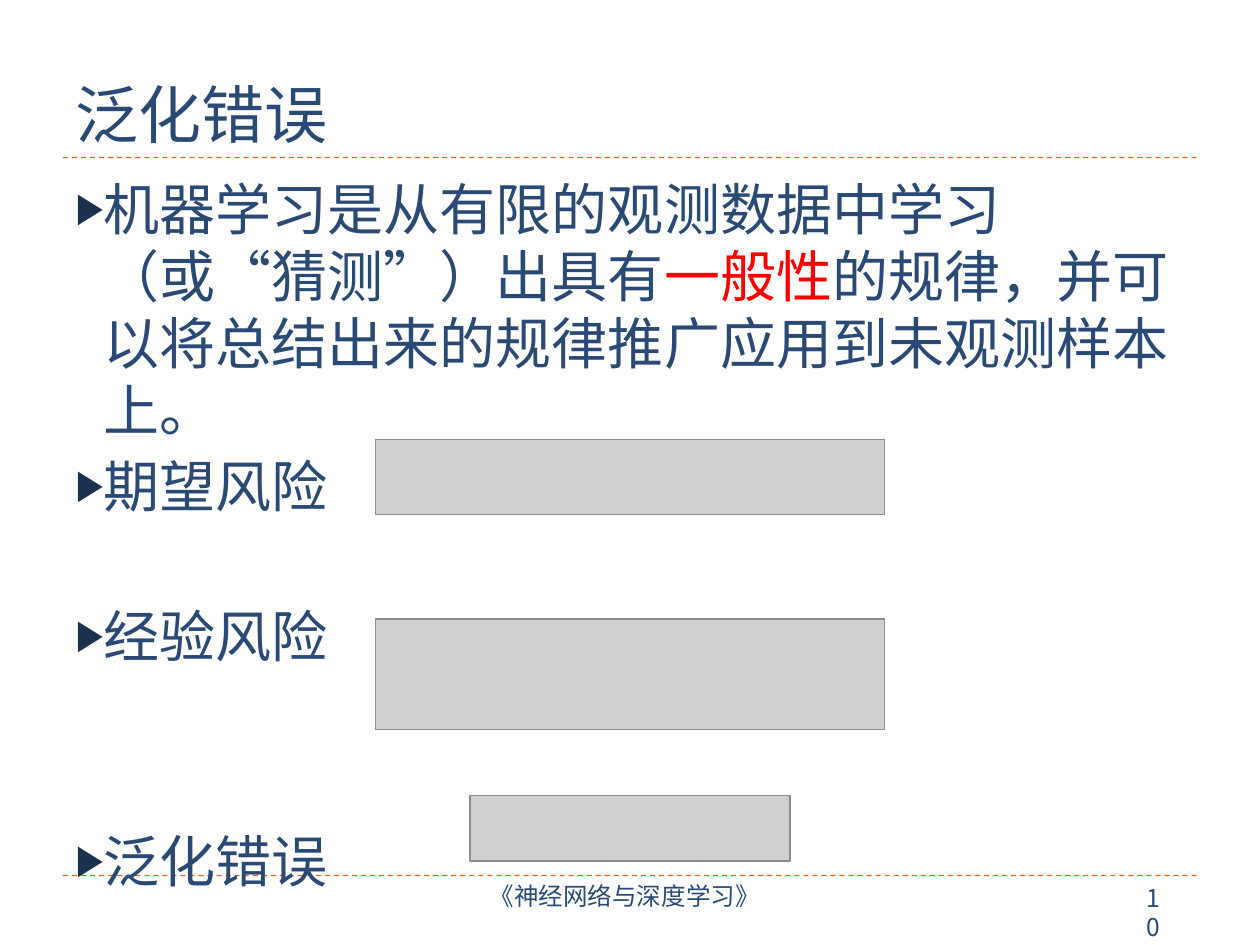
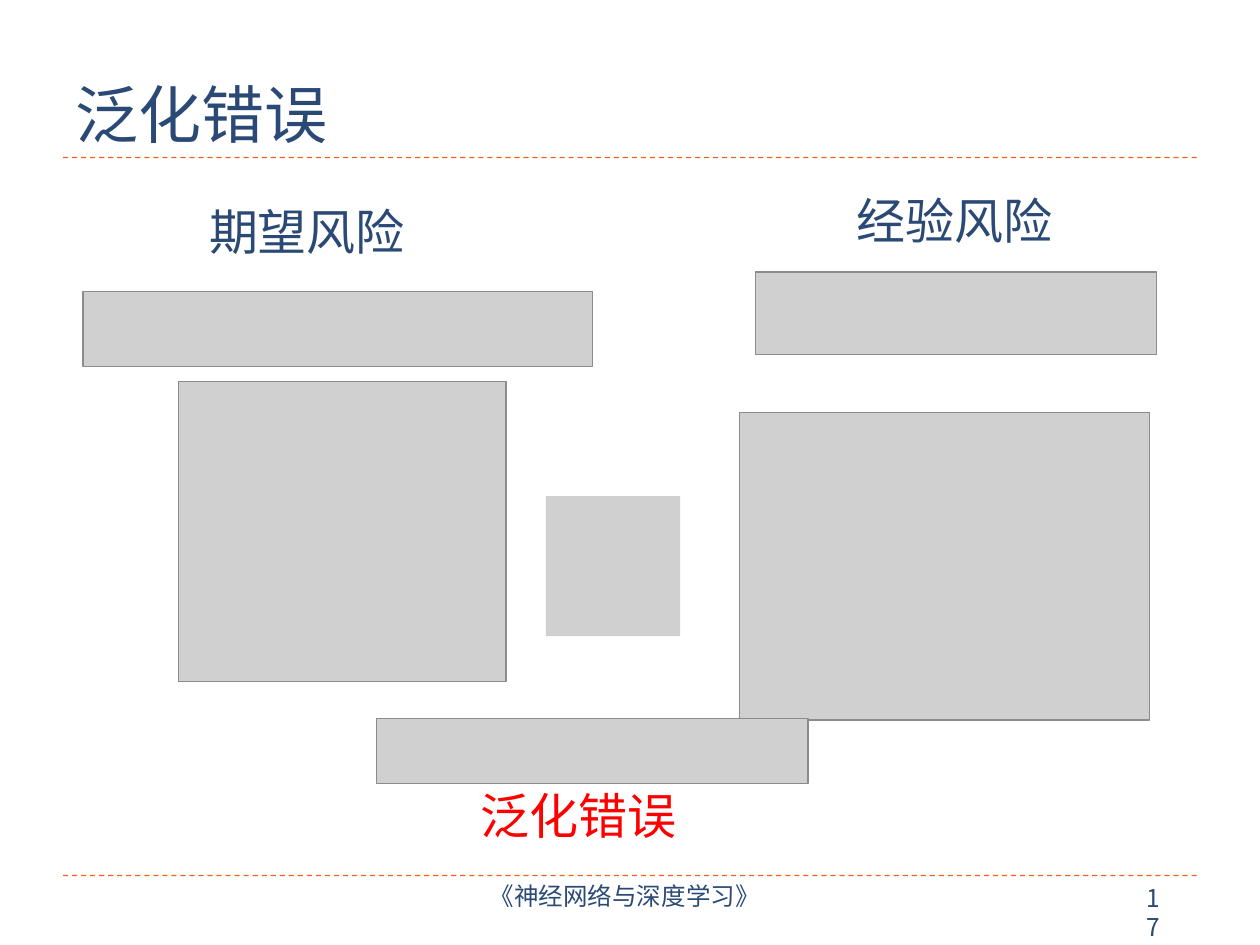
Before and after one commit to nndl/nndl.github.io, a slide deck: slide 17 of ppt/chap-机器学习概述.pptx (slide 10 before the commit). Drawn at 1260x945 pixels with LibreOffice and Linux fonts; fonts in the diff are those of the drawing; grey boxes stand for pictures. Boxes give left, top, right and bottom in pixels: in the first picture for what was removed or moved away, otherwise in the second. Text is boxed around its words. In the diff, an @@ line names an element or a change of style, - is before the commit and + after.

```diff
--- a/ppt/chap-机器学习概述.pptx
+++ b/ppt/chap-机器学习概述.pptx
@@ text removed at <box>104,182,1169,662</box> @@
-▶ 机器学习是从有限的观测数据中学习（或“猜测”）出具有一般性的规律，并可以将总结出来的规律推广应用到未观测样本上。
-▶ 期望风险
-▶ 经验风险
-▶ 泛化错误
@@ text added at <box>209,208,405,254</box>, 28 pt, text #2A4A75 @@
+期望风险
@@ text added at <box>857,197,1053,243</box>, 28 pt, text #2A4A75 @@
+经验风险
@@ picture: place and size @@
-picture at <box>375,440,885,514</box>
+picture at <box>83,291,592,365</box>
@@ picture added at <box>756,272,1157,354</box> @@
@@ picture added at <box>179,382,507,682</box> @@
@@ picture added at <box>740,412,1150,719</box> @@
@@ picture added at <box>546,496,679,636</box> @@
@@ picture removed at <box>375,619,885,730</box> @@
@@ picture added at <box>377,718,808,784</box> @@
@@ picture removed at <box>470,795,790,861</box> @@
@@ text added at <box>481,792,677,838</box>, 28 pt, text #FF0000 @@
+泛化错误
@@ page number at <box>1134,877,1186,920</box>: text changed @@
-10
+17
```
Also in this commit, not shown: 10 other slides changed, 14 slides added, 5 slides removed, 5 other files.
